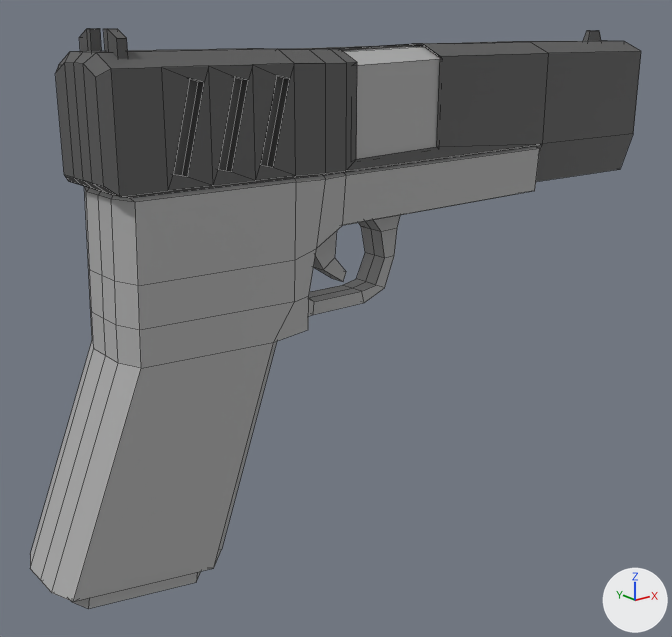
The FBX model Assets/Models/Weapons/Pistol1.fbx: old version first, new version second.
Rendered twice from a 50 mm lens placed at (-0.154, -0.241, 0.087), pointed at (0.043, 0.005, -0.012). The axes (+X, +Y, +Z) are drawn at lower right. The lights are the same throughout. Mesh edges are drawn as thin lines. Where no turn or scale is listed for an object, it has been applied to the vertices.

The scene before the commit, as lines of its bpy script (objects in view):
```python
me_cube_002 = bpy.data.meshes.new('Cube.002')
me_cube_002.from_pydata(...)  # 390 vertices, 362 faces; spans x -0.072..0.186, y -0.016..0.016, z -0.08..0.086
# faces by material slot: [195, 167]
me_cube_002.materials.append(mat_pistol1)  # grey #acacac
me_cube_002.materials.append(mat_pistol2)  # dark grey #585858
ob_pistol = bpy.data.objects.new('Pistol', me_cube_002)
ob_pistol.location = (0.0, 0.0, 0.0)
```
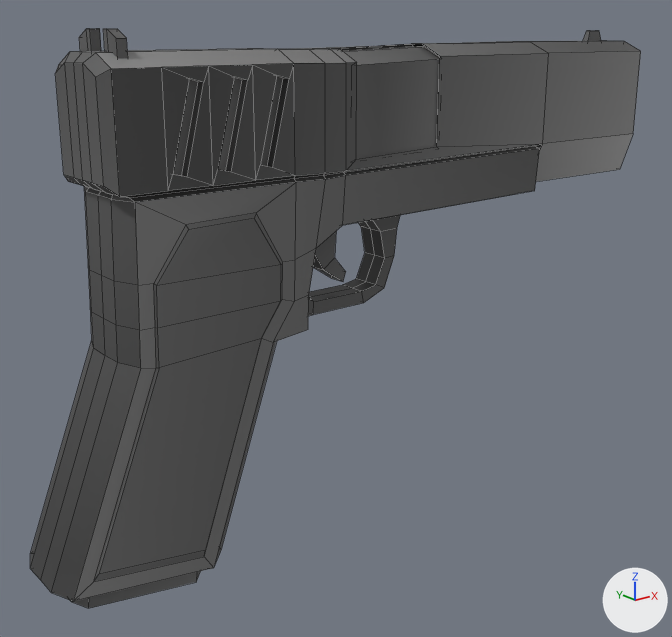
The newer file is also turned or shifted as a whole; pictures and numbers use the older file's frame.

Where the change shows, as pixel boxes [x1, y1, x2, y2] in the pictures (672 x 637 px):
part 1 of me_cube_002, built on: before [73, 183, 296, 602]; after [73, 182, 296, 601]
part 2 of me_cube_002, recoloured: [30, 46, 542, 609] in both
part 3 of me_cube_002, recoloured (black to grey): [59, 29, 641, 198] in both

Edits to the bpy script that builds the scene:
```text
Add img_weapon_atlas_png:
    img_weapon_atlas_png = load_image('Weapon Atlas.png', '../../Materials - Textures/Materials/Weapons/Weapon Atlas.png', 8, 8, 'sRGB')
Add mat_master:
    mat_master = principled_material('Master')
    mat_master.texture = img_weapon_atlas_png
Change me_cube_002:
    used by ob_pistol; location = (0.0, 0.0, 0.0)
    remove me_cube_002.from_pydata(...)  # 390 vertices, 362 faces; spans x -0.072..0.186, y -0.016..0.016, z -0.08..0.086
    add me_cube_002.from_pydata(...)  # 430 vertices, 402 faces; spans x -0.072..0.186, y -0.016..0.017, z -0.08..0.086
    me_cube_002 part 1
    8 faces are deleted
    40 vertices are added at x -0.062..0.006, y -0.016..0.017, z -0.071..0.035
    48 new faces join them
    me_cube_002 part 2: 187 faces spanning x -0.072..0.186, y -0.016..0.017, z -0.08..0.08 switch from mat_pistol1 (grey #acacac) to mat_master (picture img_weapon_atlas_png)
    me_cube_002 part 3: 167 faces spanning x -0.049..0.181, y -0.016..0.017, z 0.03..0.086 switch from mat_pistol2 (dark grey #585858) to mat_master (picture img_weapon_atlas_png)
```
